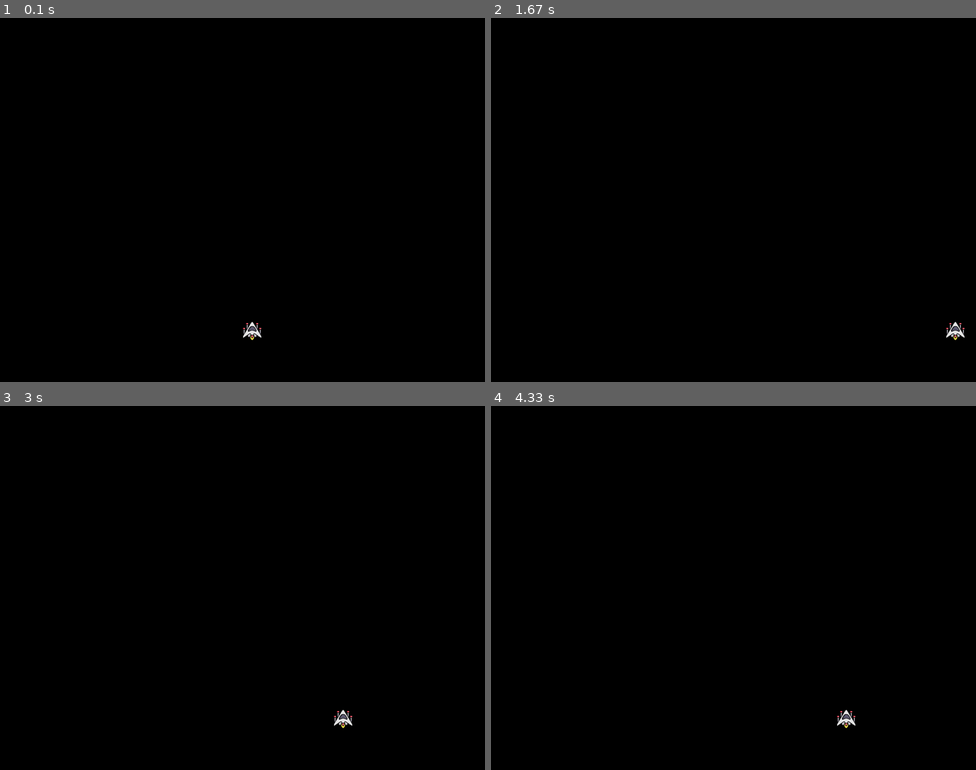
Above: before the commit, frames 1-4 (two rows, left to right).
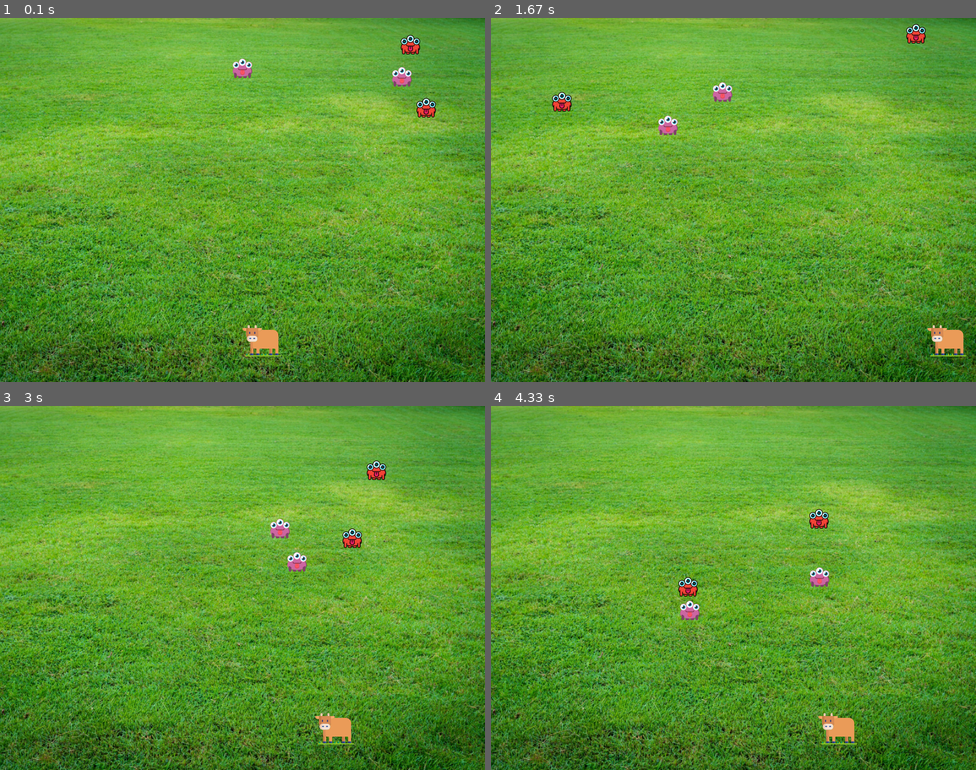
Above: after the commit, the same moments.

Repository: Arjun-G-Ravi/Non-AI-Notes
Game: pygame game, started from 10_Pygame learn/01_Space Invaders /main.py
Same seed, same stepped clock (60 frames per second), same inputs: the game is played once before the commit and once after it.
Inputs:
- Up to frame 1 (0.1 s): no input
- Up to frame 2 (1.67 s): hold Space 0.33-0.8 s; hold Right 0.33-0.8 s; hold Space 0.83-1.3 s; hold Right 0.83-1.3 s; tap Space at 1.33 s
- Up to frame 3 (3 s): hold Left from 2.67 s (still down)
- Up to frame 4 (4.33 s): release Left at 3.2 s; hold Left 3.23-3.63 s; hold Right 3.67-4.3 s

The runs differ from the first frame. In frame 1, 100% of the frame differs, in the area x 0-100%, y 0-100%; in frame 2, 100%; in frame 3, 100%; in frame 4, 100%.

Commit message:
Works perfectly

Diff:
--- a/10_Pygame learn/01_Space Invaders /main.py
+++ b/10_Pygame learn/01_Space Invaders /main.py
@@ -1,4 +1,6 @@
 import pygame
+import random
+import math
 
 # Always initialise
 pygame.init()
@@ -11,7 +13,10 @@
 # pygame.display.set_icon(pygame.image.load('10_Pygame learn/01_Space Invaders /spaceship.png')) # wont wprk in ubuntu
 
 running = True
-playerImg = pygame.image.load('./spaceship.png')
+
+# Cow
+score = 0
+playerImg = pygame.image.load('./cow.png')
 player_pos = [400,500]
 go_left = False
 go_right = False
@@ -19,9 +24,44 @@
 def player(x,y):
     screen.blit(playerImg, player_pos)
 
+# Enemy
+imgs = ['monster (1).png', 'monster (2).png', 'monster.png' ]
+enemyImg = []
+enemyPos = []
+num_enemy = 4
+horizontal_motion = [random.randint(1,10) for i in range(num_enemy)]
+
+for i in range(num_enemy):
+    enemyimg = pygame.image.load(random.choice(imgs))
+    enemypos = [random.randint(100, 700), random.randint(0, 200)]
+    enemyImg.append(enemyimg)
+    enemyPos.append(enemypos)
+
+def enemy(enemyImg, enemypos):
+    screen.blit(enemyImg, enemypos)
+
+# Milk
+milkImg = pygame.image.load('milk-bottle.png')
+milkPos = [480,500]
+fire = False
+milkSpeed = 20
+
+def shoot_milk(milkPos):
+    global fire
+    fire = True
+
+# Collision detection
+def isCollision(pos1, pos2):
+    dis = math.sqrt((pos1[0]-pos2[0])**2 + (pos1[1]-pos2[1])**2)
+    if dis < 25:
+        return True
+    return False
+
 while running:
-    # fill screen with black
-    screen.fill((0,0,0))
+    # screen.fill((0,0,0))
+
+    # fill screen with grass image
+    screen.blit(pygame.image.load('grass.png'),(0,0))
 
     for event in pygame.event.get():
         if event.type == pygame.QUIT:
@@ -36,23 +76,75 @@
                 go_right = True
                 go_left = False
 
+            if event.key == pygame.K_SPACE:
+                if not fire:
+                    milkPos[0] = player_pos[0]
+                    shoot_milk(milkPos)
+
         if event.type == pygame.KEYUP:
             go_left = False
             go_right = False
 
     if go_left:
-        if player_pos[0] > 10:
+        if player_pos[0] > 20:
             player_pos[0] -= 10
 
     if go_right:
-        if player_pos[0] < 750:
+        if player_pos[0] < 720:
             player_pos[0] += 10
 
 
+    # place enemy at enemy_pos
+    for e in range(num_enemy):
+        enemy(enemyImg[e], enemyPos[e])
+        # horizontal_motion = 5
+        # print(enemyPos[e][0])
+        if enemyPos[e][0] < 20:
+            horizontal_motion[e] = - horizontal_motion[e]
+
+        elif enemyPos[e][0] > 750:
+            horizontal_motion[e] = - horizontal_motion[e]
+        else:
+            # horizontal_motion[e] += .1
+            pass
+
+        enemyPos[e][0] += horizontal_motion[e]
+        enemyPos[e][1] += 1
 
 
-    # place player(spaceship) at player_pos
+        if isCollision(milkPos, enemyPos[e]):
+            # Explode
+            enemyPos[e] = [random.randint(100, 700), random.randint(0, 100)]
+            fire = False
+            milkPos[1] = 500
+            score += 1
+            print(f'Score: {score}')
+
+
+        if enemyPos[e][1] > 500:
+            print("You lose")
+            quit(0)
+
+    # place player(cow) at player_pos
     player(player_pos[0], player_pos[1])
+
+    # fire milk
+    if fire:
+        screen.blit(milkImg, milkPos)
+        if milkPos[1] == 500:
+            milkPos[0] = player_pos[0]
+        milkPos[1] -= milkSpeed
+        if milkPos[1] <= 0:
+            fire = False
+            milkPos[1] = 500
+
+
+    if isCollision(player_pos, enemypos):
+        # Explodes
+        # GAME OVER
+        print(score)
+        print("GAME OVER")
+        break
 
     # This is where the screen gets updated with the above changes
     pygame.display.update()
Not shown, added: 10_Pygame learn/01_Space Invaders /README.md
Binary file added: 10_Pygame learn/01_Space Invaders /cow.png
Binary file added: 10_Pygame learn/01_Space Invaders /explode.png
Binary file added: 10_Pygame learn/01_Space Invaders /grass.png
Binary file added: 10_Pygame learn/01_Space Invaders /milk-bottle.png
